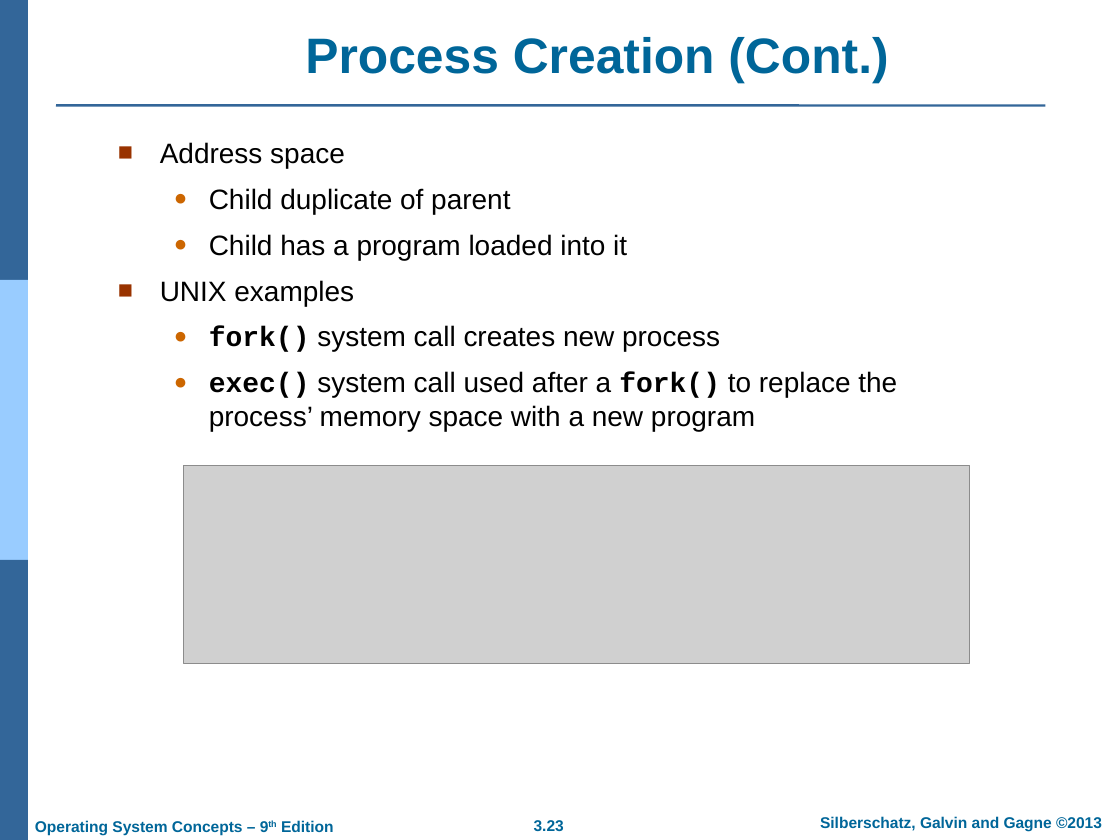
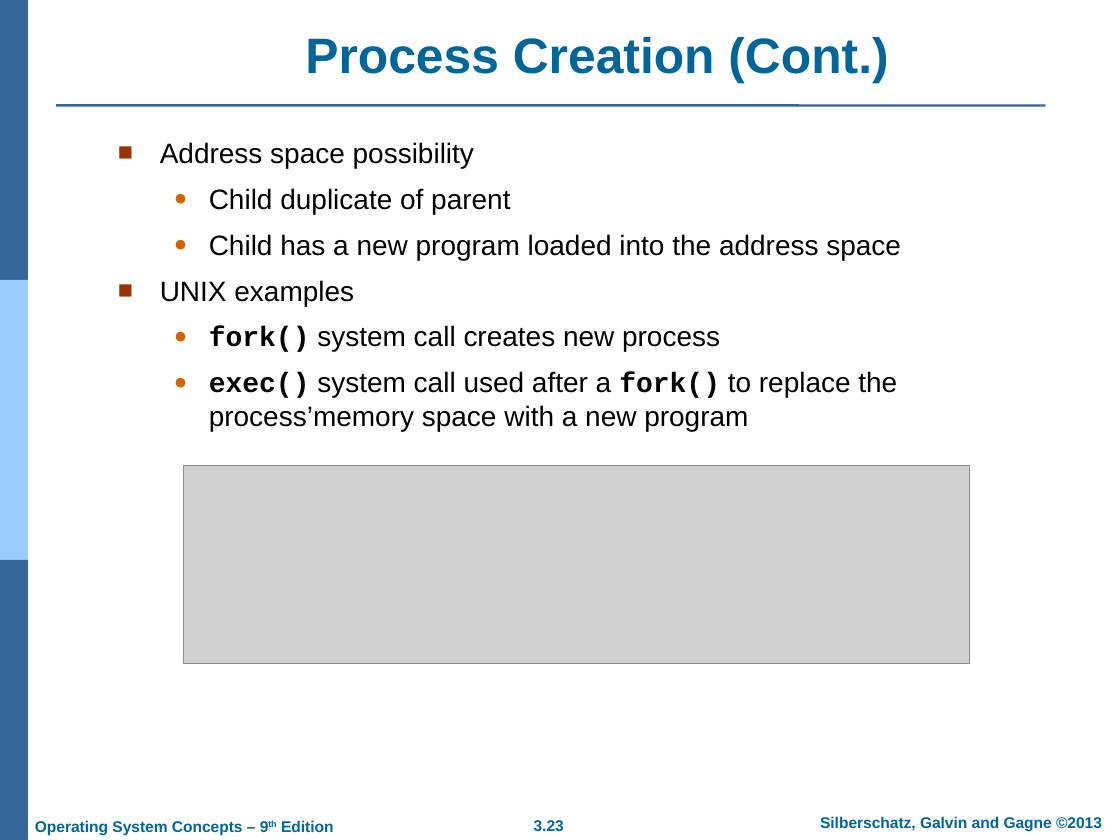
Before and after one commit to GeneralNitin/S4, a slide deck: slide 23 of S4/03. OS/PPTs/PPT-dir/03. Processes.ppt. Drawn at 1120x840 pixels with LibreOffice and Linux fonts; fonts in the diff are those of the drawing; grey boxes stand for pictures; background and template pictures are left out. Boxes give left, top, right and bottom in pixels: in the first picture for what was removed or moved away, otherwise in the second. Text is boxed around its words. In the diff, an @@ line names an element or a change of style, - is before the commit and + after.

```diff
--- a/S4/03. OS/PPTs/PPT-dir/03. Processes.ppt
+++ b/S4/03. OS/PPTs/PPT-dir/03. Processes.ppt
@@ text at box(160, 142, 474, 168): text changed @@
-■ Address space
+■ Address space possibility
@@ text at box(209, 234, 901, 260): text changed @@
-  ● Child has a program loaded into it
+  ● Child has a new program loaded into the address space
@@ text at box(209, 371, 897, 431): spaces changed @@
-  ● exec() system call used after a fork() to replace the process’ memory space with a new program
+  ● exec() system call used after a fork() to replace the process’memory space with a new program
```
Also in this commit, not shown: 15 other slides changed.
